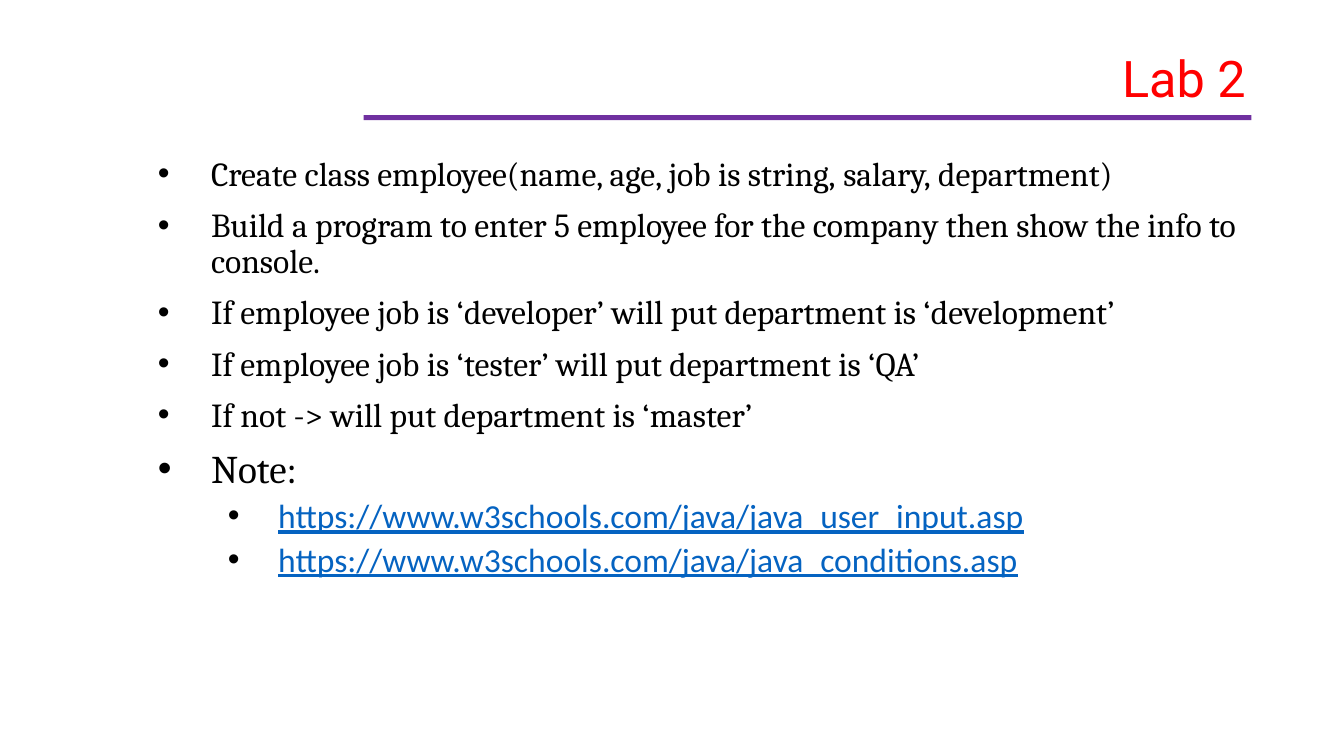
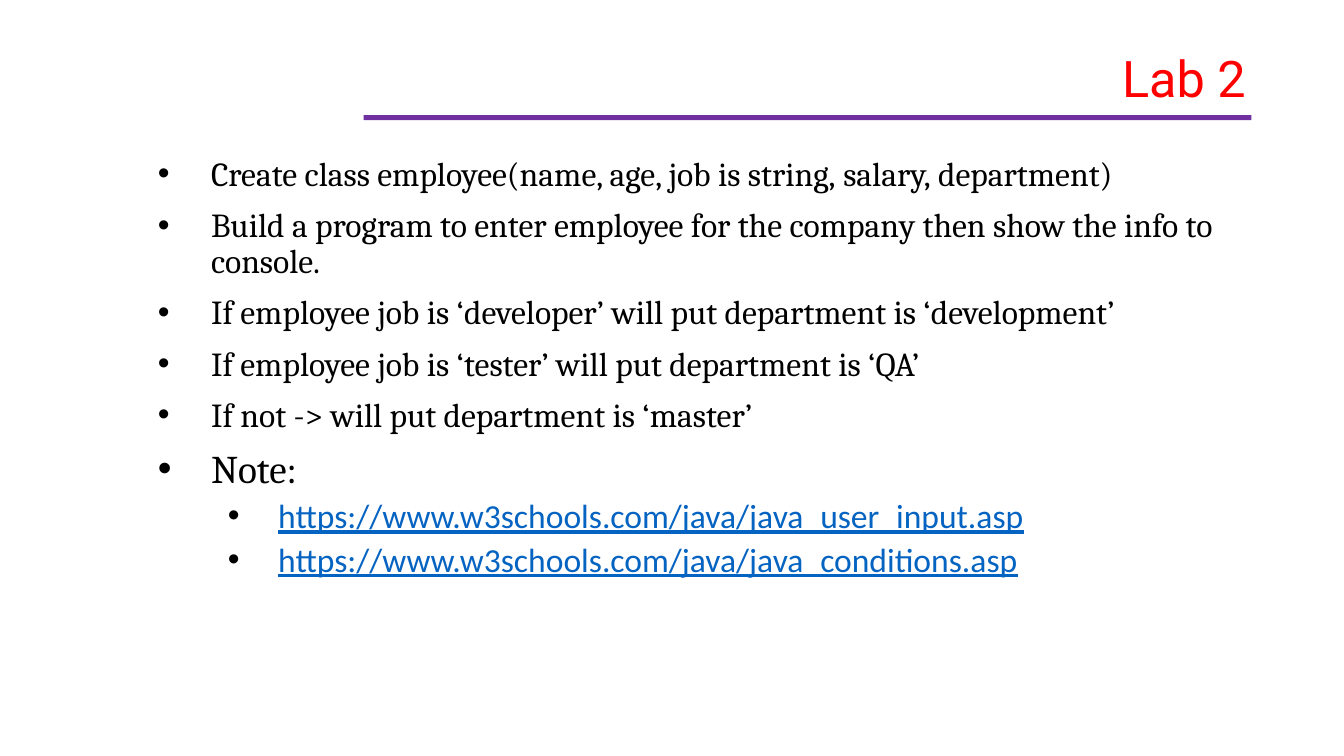
Before and after one commit to helenhash/javacore-training, a slide deck: slide 23 of docs/JavaCore-vi-v2.pptx. Drawn at 1344x756 pixels with LibreOffice and Linux fonts; fonts in the diff are those of the drawing; background and template pictures are left out. Boxes give left, top, right and bottom in pixels: in the first picture for what was removed or moved away, otherwise in the second. Text is boxed around its words. In the diff, an @@ line names an element or a change of style, - is before the commit and + after.

Commit message:
rev slide

```diff
--- a/docs/JavaCore-vi-v2.pptx
+++ b/docs/JavaCore-vi-v2.pptx
@@ text at box(211, 213, 1213, 274): text changed @@
-• Build a program to enter 5 employee for the company then show the info to console.
+• Build a program to enter employee for the company then show the info to console.
```
